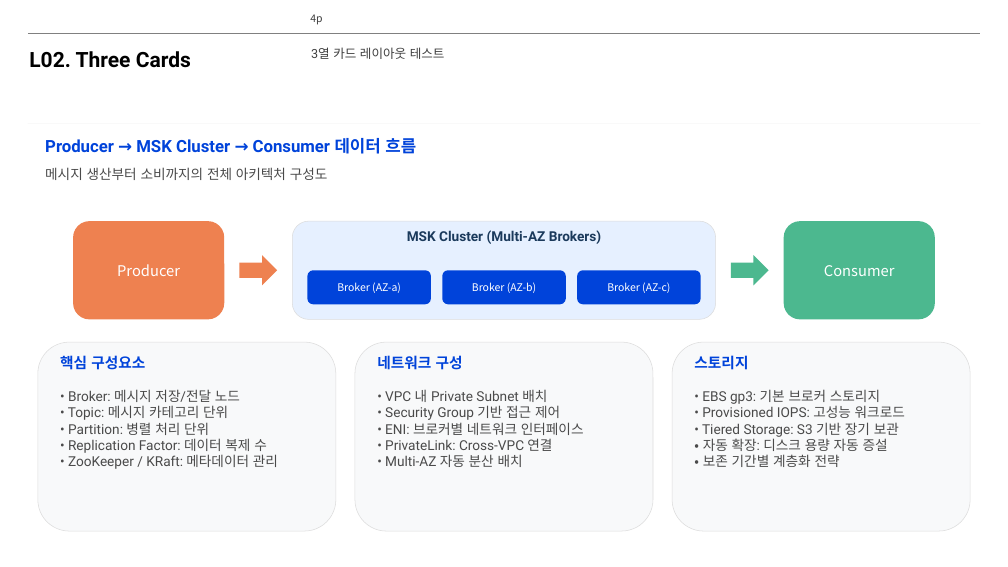
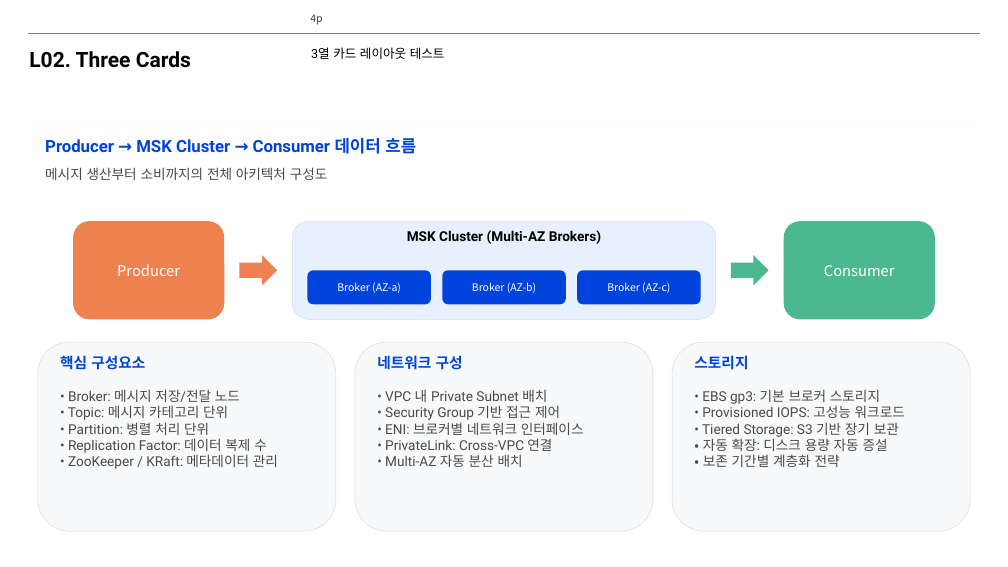
Before and after one commit to lhs6395-hslee/project-steer, a slide deck: slide 4 of results/pptx/AWS_MSK_Expert_Intro.pptx. Drawn at 1008x567 pixels with LibreOffice and Linux fonts; fonts in the diff are those of the drawing; background and template pictures are left out. Boxes give left, top, right and bottom in pixels: in the first picture for what was removed or moved away, otherwise in the second. Text is boxed around its words. In the diff, an @@ line names an element or a change of style, - is before the commit and + after.

```diff
--- a/results/pptx/AWS_MSK_Expert_Intro.pptx
+++ b/results/pptx/AWS_MSK_Expert_Intro.pptx
@@ text "3열 카드 레이아웃 테스트" at [311, 47, 445, 59]: text colour #404040 to #000000 @@
@@ text "MSK Cluster (Multi-AZ Brokers)" at [407, 230, 601, 244]: text colour #1B3A5C to #000000 @@
```
Also in this commit, not shown: 7 other slides changed, 8 slides added, 9 other files.
